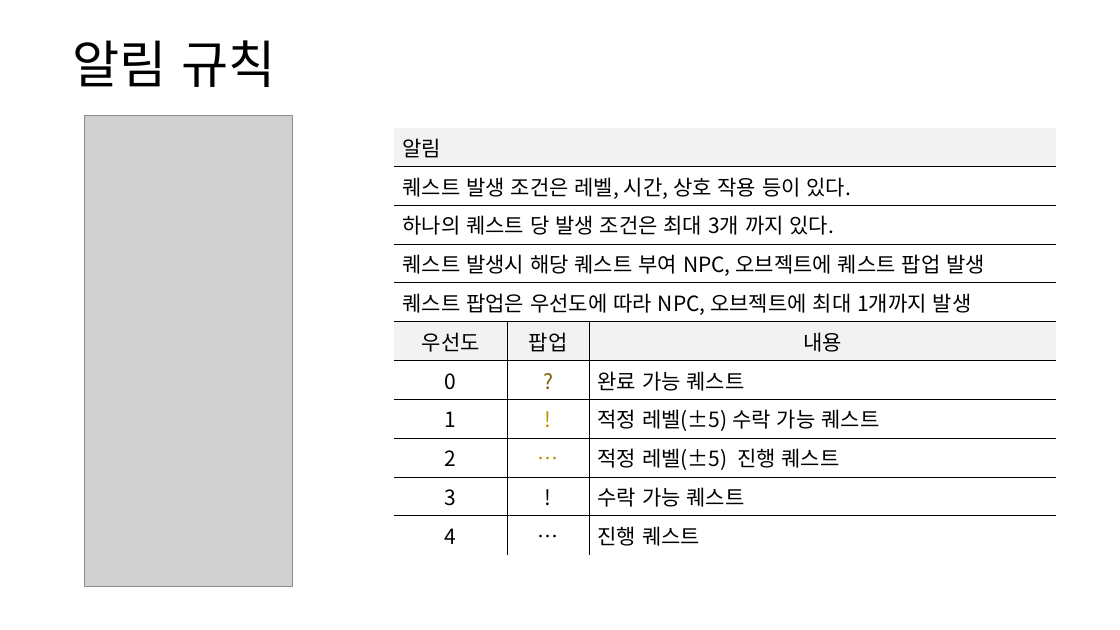
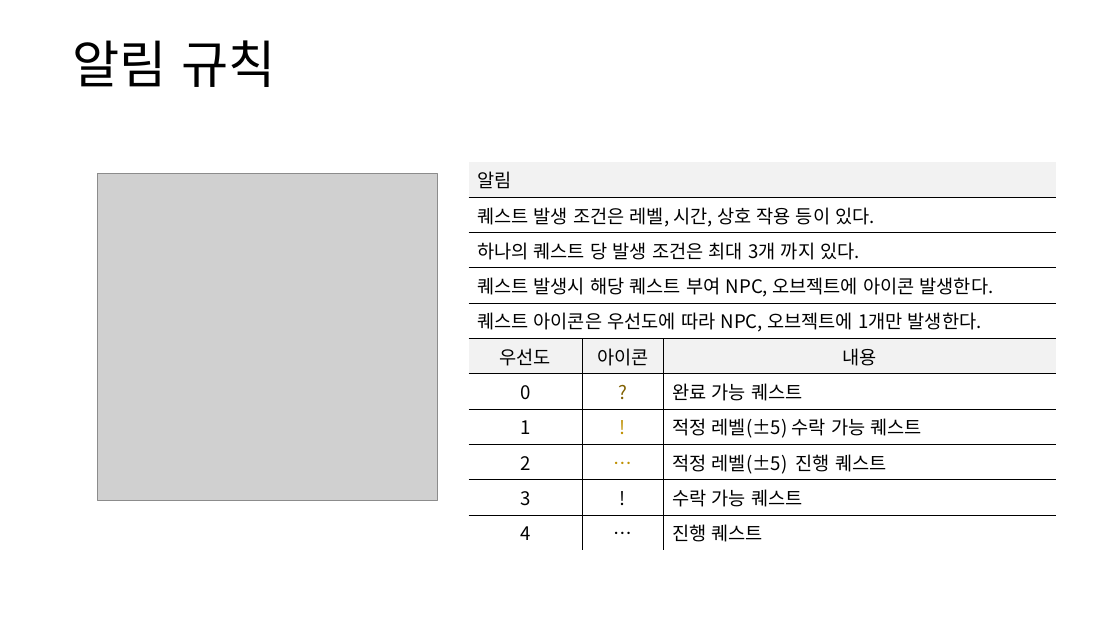
Before and after one commit to yjk0401/unityenginebasic_9th, a slide deck: slide 7 of 기획/방랑엽사전/퀘스트 시스템 기획서.pptx. Drawn at 1120x630 pixels with LibreOffice and Linux fonts; fonts in the diff are those of the drawing; grey boxes stand for pictures. Boxes give left, top, right and bottom in pixels: in the first picture for what was removed or moved away, otherwise in the second. Text is boxed around its words. In the diff, an @@ line names an element or a change of style, - is before the commit and + after.

```diff
--- a/기획/방랑엽사전/퀘스트 시스템 기획서.pptx
+++ b/기획/방랑엽사전/퀘스트 시스템 기획서.pptx
@@ picture removed at bbox=[85, 116, 292, 586] @@
@@ picture added at bbox=[97, 174, 437, 501] @@
@@ table at bbox=[469, 162, 1056, 546] @@
-row 4, column 1: 퀘스트 발생시 해당 퀘스트 부여 NPC, 오브젝트에 퀘스트 팝업 발생
+row 4, column 1: 퀘스트 발생시 해당 퀘스트 부여 NPC, 오브젝트에 아이콘 발생한다.
-row 5, column 1: 퀘스트 팝업은 우선도에 따라 NPC, 오브젝트에 최대 1개까지 발생
+row 5, column 1: 퀘스트 아이콘은 우선도에 따라 NPC, 오브젝트에 1개만 발생한다.
-row 6, column 2: 팝업
+row 6, column 2: 아이콘
@@ size 18 to 16 pt in "알림", "퀘스트 발생 조건은 레벨, 시간, 상호 작용 ...", "하나의 퀘스트 당 발생 조건은 최대 3개 ...", "우선도" and 16 more places @@
@@ table: place and size @@
-table at bbox=[394, 128, 1056, 550]
+table at bbox=[469, 162, 1056, 546]
```
Also in this commit, not shown: 4 other slides changed, 4 slides added, 1 slide removed, 4 other files.
